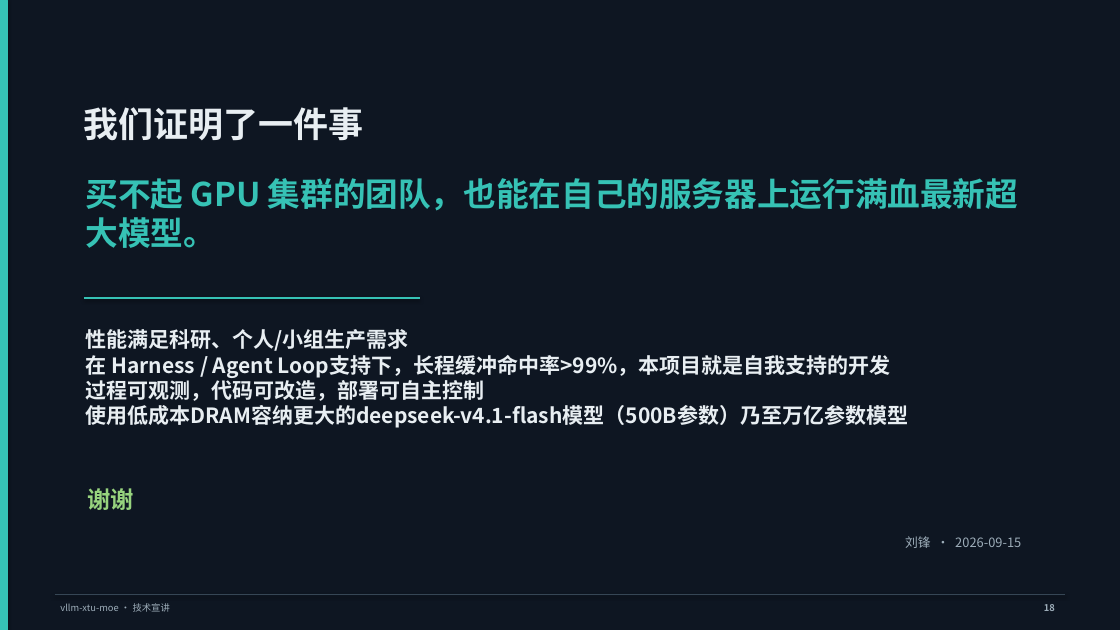
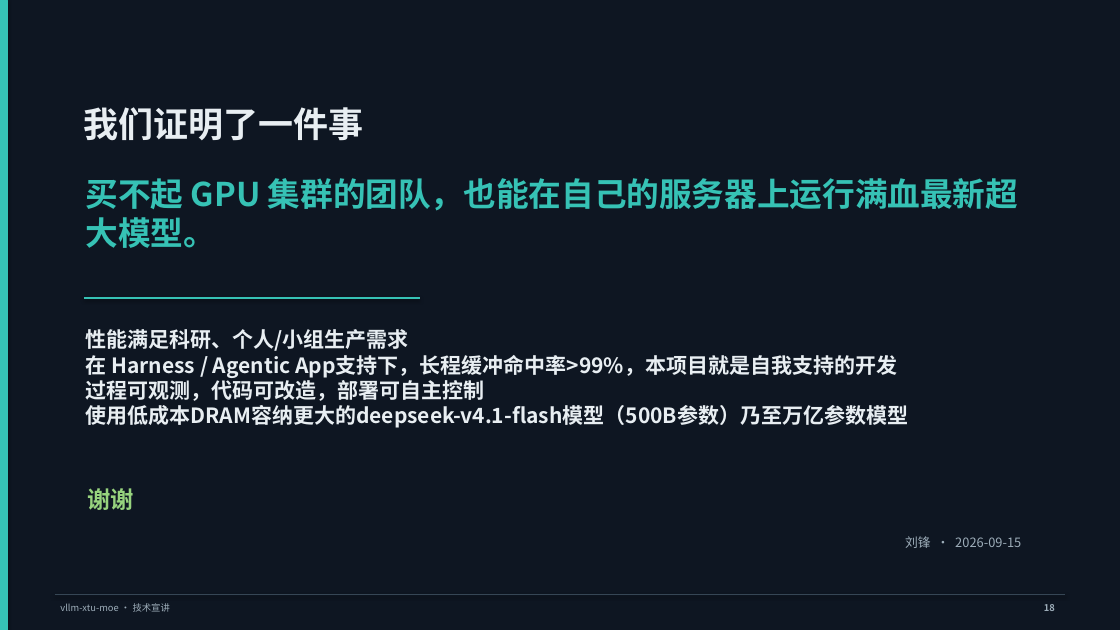
Before and after one commit to yeungtuzi/vllm-xtu-moe, a slide deck: slide 19 of docs/vllm_xtu_moe项目报告.pptx. Drawn at 1120x630 pixels with LibreOffice and Linux fonts; fonts in the diff are those of the drawing. Boxes give left, top, right and bottom in pixels: in the first picture for what was removed or moved away, otherwise in the second. Text is boxed around its words. In the diff, an @@ line names an element or a change of style, - is before the commit and + after.

```diff
--- a/docs/vllm_xtu_moe项目报告.pptx
+++ b/docs/vllm_xtu_moe项目报告.pptx
@@ text at <box>86,355,897,401</box>: text changed @@
-在 Harness / Agent Loop支持下，长程缓冲命中率>99%，本项目就是自我支持的开发
-过程可观测，代码可改造，部署可自主控制
+在 Harness / Agentic App支持下，长程缓冲命中率>99%，本项目就是自我支持的开发
+过程可观测，代码可改造，部署可自主控制
```
Also in this commit, not shown: 1 other slide changed, 5 other files.
